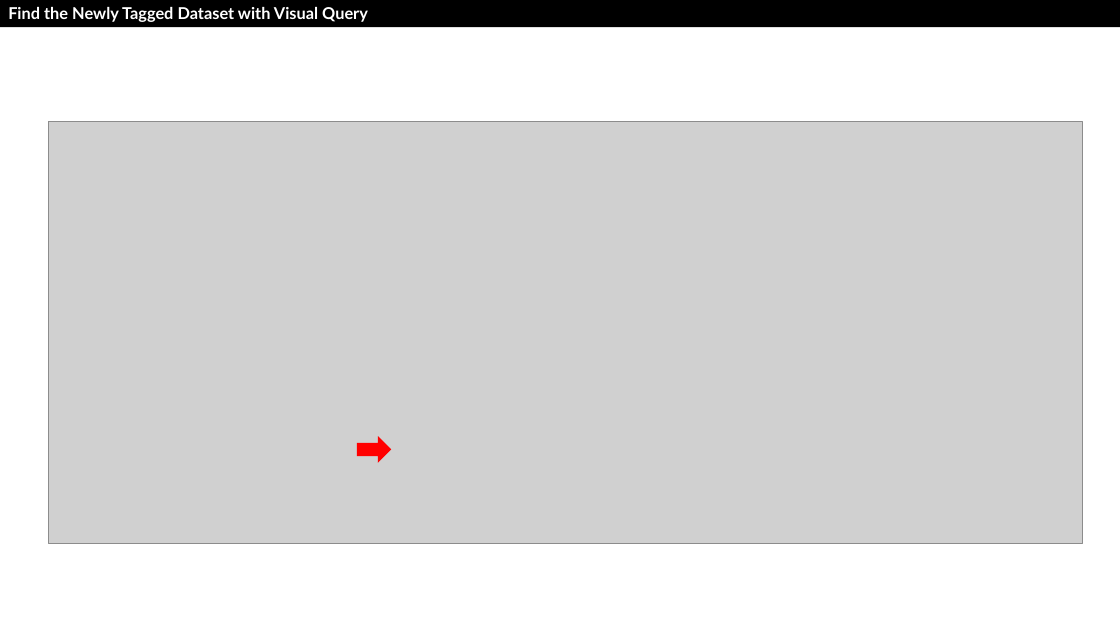
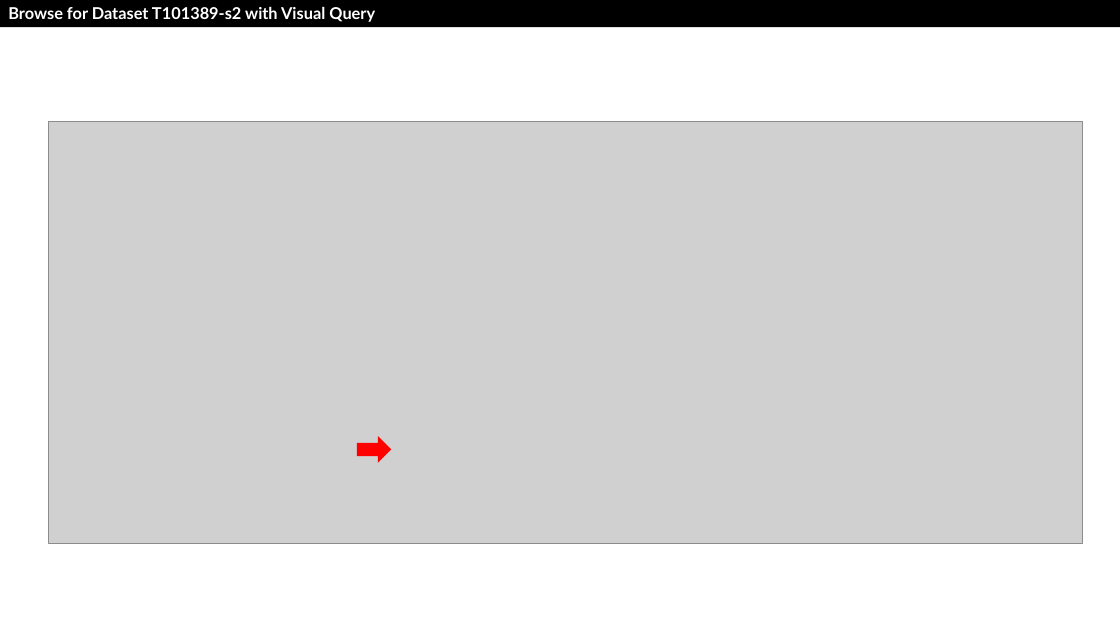
Before and after one commit to drfranknlee/udc-for-image-analytics, a slide deck: slide 11 of scenario2/recording/T101389-Scenario2-v20210921.pptx. Drawn at 1120x630 pixels with LibreOffice and Linux fonts; fonts in the diff are those of the drawing; grey boxes stand for pictures. Boxes give left, top, right and bottom in pixels: in the first picture for what was removed or moved away, otherwise in the second. Text is boxed around its words. In the diff, an @@ line names an element or a change of style, - is before the commit and + after.

```diff
--- a/scenario2/recording/T101389-Scenario2-v20210921.pptx
+++ b/scenario2/recording/T101389-Scenario2-v20210921.pptx
@@ text in rectangle at <box>8,7,375,22</box>: text changed @@
-Find the Newly Tagged Dataset with Visual Query
+Browse for Dataset T101389-s2 with Visual Query
```
Also in this commit, not shown: 11 other slides changed, 16 other files.
